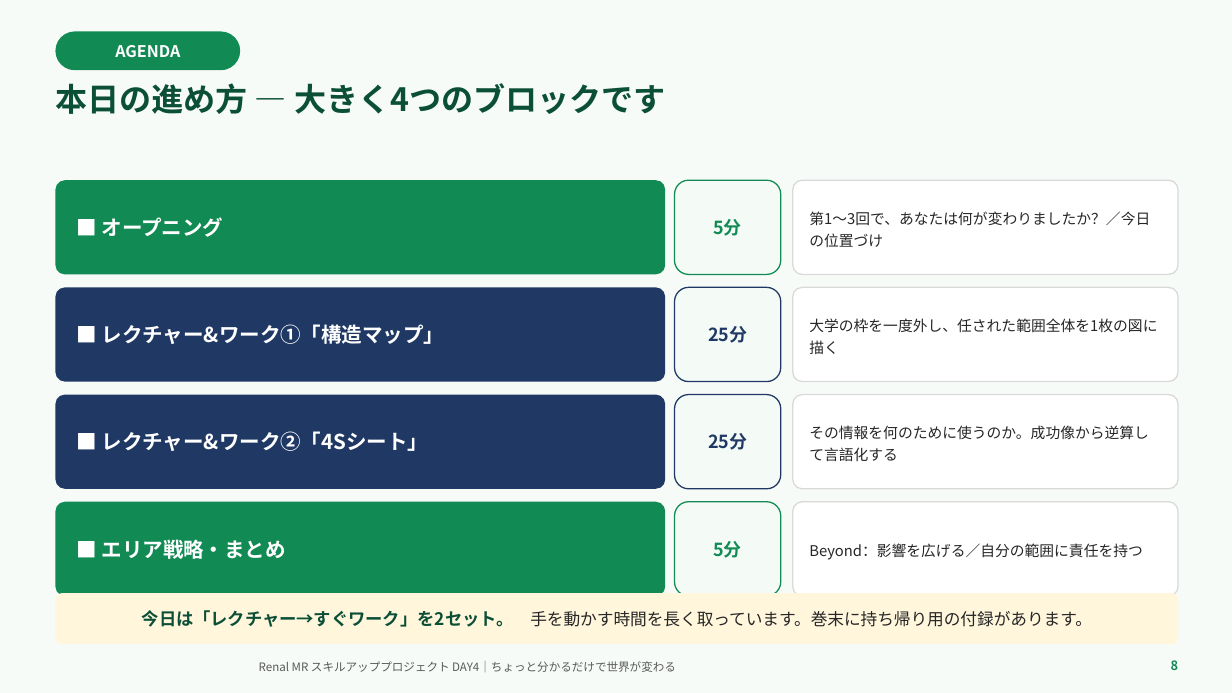
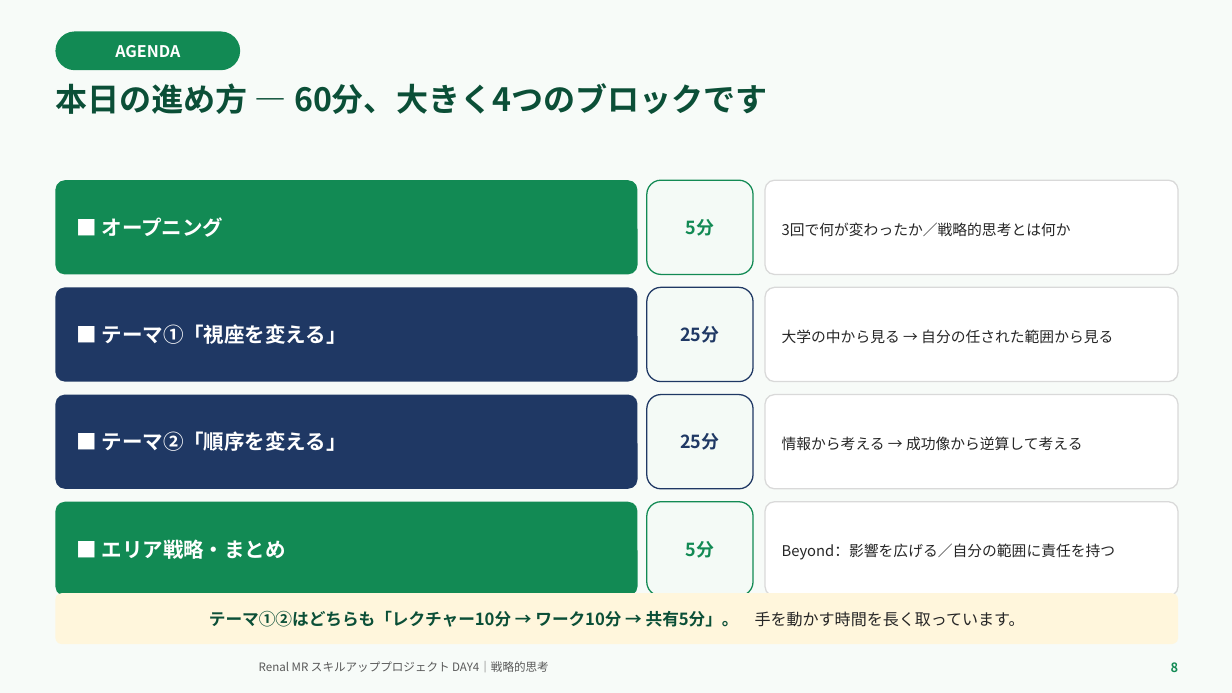
Before and after one commit to TAKUYA-1187/Claude, a slide deck: slide 8 of novartis_training/DAY4_ちょっと分かるだけで世界が変わる.pptx. Drawn at 1232x693 pixels with LibreOffice and Linux fonts; fonts in the diff are those of the drawing; background and template pictures are left out. Boxes give left, top, right and bottom in pixels: in the first picture for what was removed or moved away, otherwise in the second. Text is boxed around its words. In the diff, an @@ line names an element or a change of style, - is before the commit and + after.

```diff
--- a/novartis_training/DAY4_ちょっと分かるだけで世界が変わる.pptx
+++ b/novartis_training/DAY4_ちょっと分かるだけで世界が変わる.pptx
@@ text at (x1=55, y1=83, x2=767, y2=114): text changed @@
-本日の進め方 — 大きく4つのブロックです
+本日の進め方 — 60分、大きく4つのブロックです
@@ rounded rectangle "■ オープニング" resized from (x1=55, y1=180, x2=665, y2=274) to (x1=55, y1=180, x2=638, y2=274) @@
@@ rounded rectangle "3回で何が変わったか／戦略的思考とは何か" resized from (x1=793, y1=180, x2=1178, y2=274) to (x1=765, y1=180, x2=1178, y2=274) @@
@@ text in rounded rectangle at (x1=782, y1=222, x2=1071, y2=236): text changed @@
-第1〜3回で、あなたは何が変わりましたか？／今日の位置づけ
+3回で何が変わったか／戦略的思考とは何か
@@ rounded rectangle "■ テーマ①「視座を変える」" resized from (x1=55, y1=287, x2=665, y2=382) to (x1=55, y1=287, x2=638, y2=382) @@
@@ rounded rectangle "大学の中から見る → 自分の任された範囲から見る" resized from (x1=793, y1=287, x2=1178, y2=382) to (x1=765, y1=287, x2=1178, y2=382) @@
@@ text in rounded rectangle at (x1=102, y1=324, x2=347, y2=344): text changed @@
-■ レクチャー&ワーク①「構造マップ」
+■ テーマ①「視座を変える」
@@ text in rounded rectangle at (x1=782, y1=329, x2=1113, y2=343): text changed @@
-大学の枠を一度外し、任された範囲全体を1枚の図に描く
+大学の中から見る → 自分の任された範囲から見る
@@ rounded rectangle "■ テーマ②「順序を変える」" resized from (x1=55, y1=395, x2=665, y2=489) to (x1=55, y1=395, x2=638, y2=489) @@
@@ rounded rectangle "情報から考える → 成功像から逆算して考える" resized from (x1=793, y1=395, x2=1178, y2=489) to (x1=765, y1=395, x2=1178, y2=489) @@
@@ text in rounded rectangle at (x1=102, y1=431, x2=347, y2=451): text changed @@
-■ レクチャー&ワーク②「4Sシート」
+■ テーマ②「順序を変える」
@@ text in rounded rectangle at (x1=782, y1=436, x2=1083, y2=450): text changed @@
-その情報を何のために使うのか。成功像から逆算して言語化する
+情報から考える → 成功像から逆算して考える
@@ rounded rectangle "■ エリア戦略・まとめ" resized from (x1=55, y1=502, x2=665, y2=596) to (x1=55, y1=502, x2=638, y2=596) @@
@@ 4 rounded rectangles moved together from (x1=675, y1=180, x2=781, y2=596) to (x1=647, y1=180, x2=753, y2=596) @@
@@ rounded rectangle "Beyond：影響を広げる／自分の範囲に責任を持つ" resized from (x1=793, y1=502, x2=1178, y2=596) to (x1=765, y1=502, x2=1178, y2=596) @@
@@ text in rounded rectangle at (x1=209, y1=610, x2=1025, y2=627): text changed; text colour #262626 to #0B4F37; bold on @@
-今日は「レクチャー→すぐワーク」を2セット。 手を動かす時間を長く取っています。巻末に持ち帰り用の付録があります。
+テーマ①②はどちらも「レクチャー10分 → ワーク10分 → 共有5分」。 手を動かす時間を長く取っています。
@@ text at (x1=259, y1=661, x2=549, y2=672): text changed @@
-Renal MR スキルアッププロジェクト DAY4｜ちょっと分かるだけで世界が変わる
+Renal MR スキルアッププロジェクト DAY4｜戦略的思考
```
Also in this commit, not shown: 26 other slides changed, 3 slides added, 5 slides removed, 2 other files.
